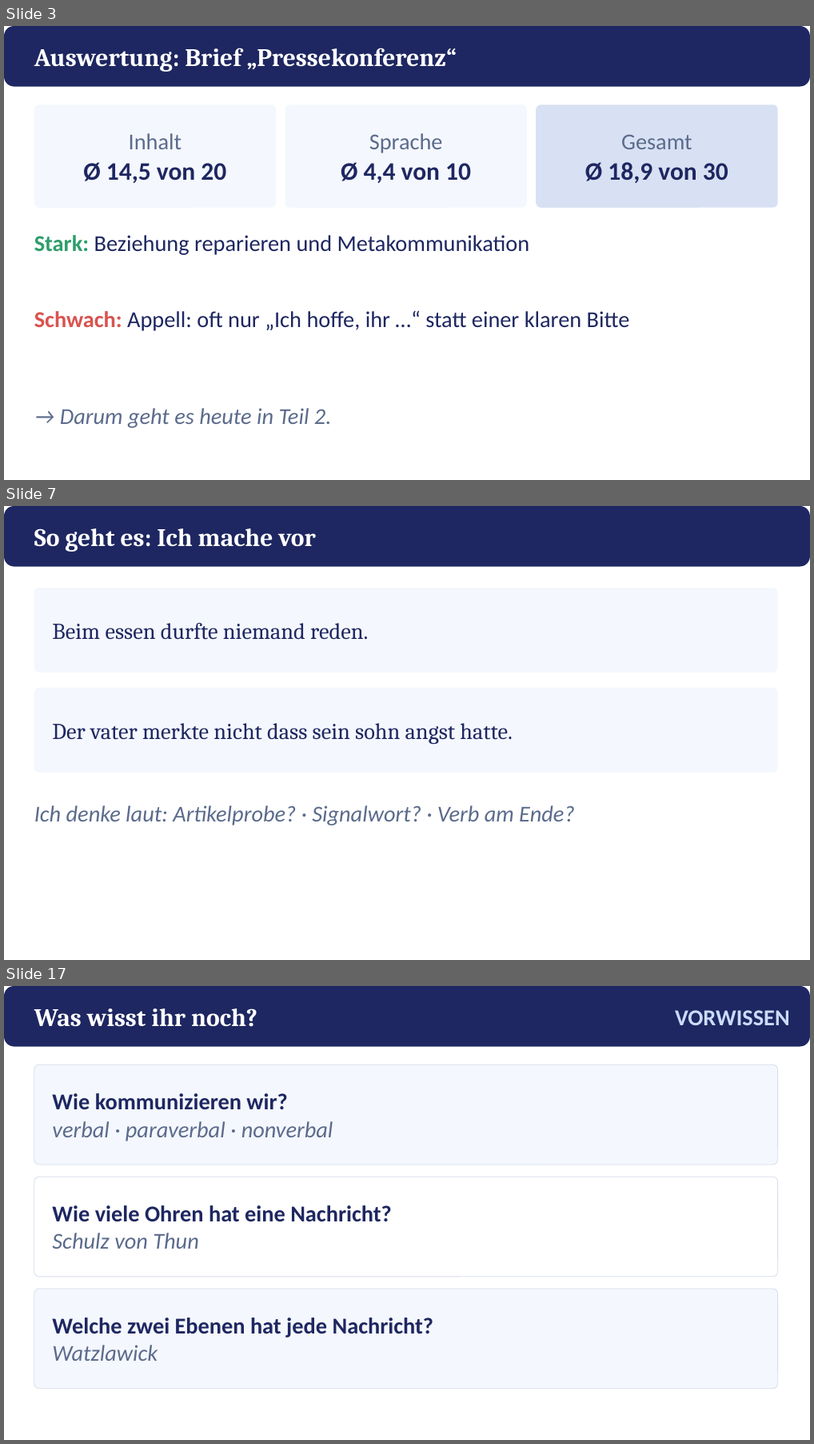
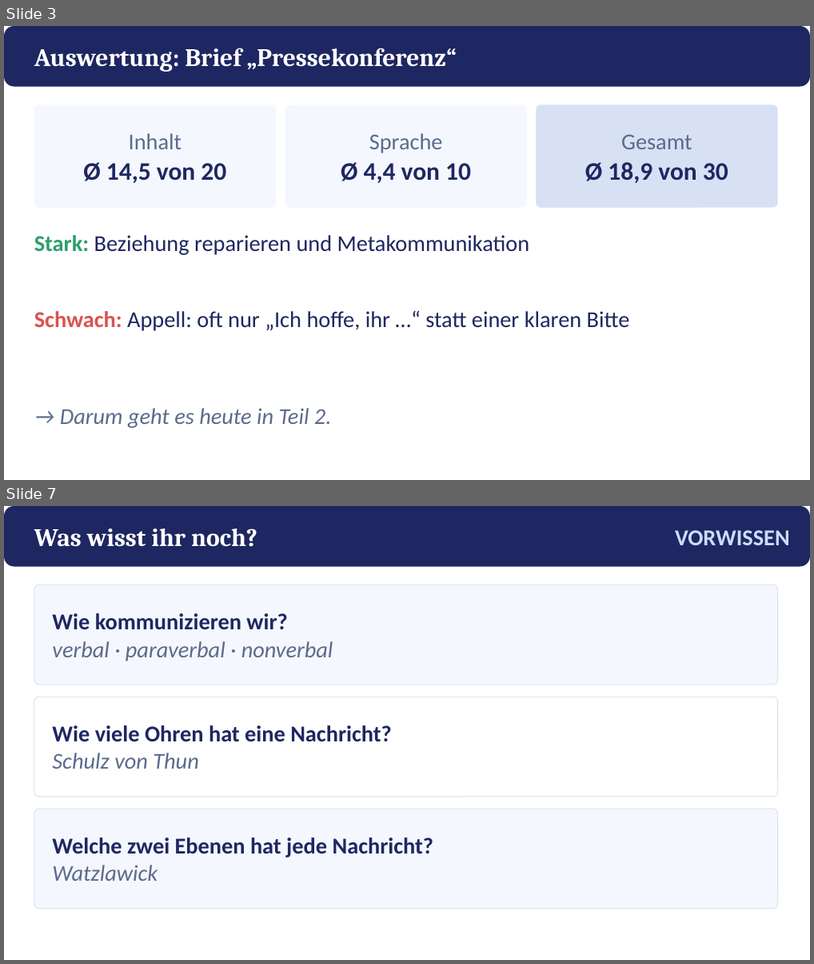
Before and after one commit to golzkonstantin-gif/Schule, a slide deck: Deutsch_11/Kafka_Appell/Praesentation_Kafkas_Appell.pptx. Shown one above the other, each under a label of ours: slides 3, 7 and 17 before the commit, slides 3 and 7 after it; the slides between them are not shown. The pictures are 814x1444 and 814x964 pixels, drawn with LibreOffice and Linux fonts; fonts in the diff are those of the drawing. Boxes give left, top, right and bottom in pixels: in the first picture for what was removed or moved away, otherwise in the second. Text is boxed around its words. In the diff, an @@ line names an element or a change of style, - is before the commit and + after.

```diff
--- a/Deutsch_11/Kafka_Appell/Praesentation_Kafkas_Appell.pptx
+++ b/Deutsch_11/Kafka_Appell/Praesentation_Kafkas_Appell.pptx
@@ slide 7 removed at bbox=[4, 506, 810, 960], background #FFFFFF @@
@@ rounded rectangle removed at bbox=[4, 506, 810, 567] @@
@@ text removed at bbox=[34, 528, 315, 552] @@
-So geht es: Ich mache vor
@@ rounded rectangle removed at bbox=[34, 588, 778, 672] @@
@@ text removed at bbox=[52, 623, 368, 640] @@
-Beim essen durfte niemand reden.
@@ rounded rectangle removed at bbox=[34, 688, 778, 772] @@
@@ text removed at bbox=[52, 723, 513, 744] @@
-Der vater merkte nicht dass sein sohn angst hatte.
@@ text removed at bbox=[34, 805, 574, 825] @@
-Ich denke laut: Artikelprobe? · Signalwort? · Verb am Ende?
@@ what was slide 17 is now slide 7 @@
```
Also in this commit, not shown: 6 slides changed, 9 other slides removed, 14 other files.
